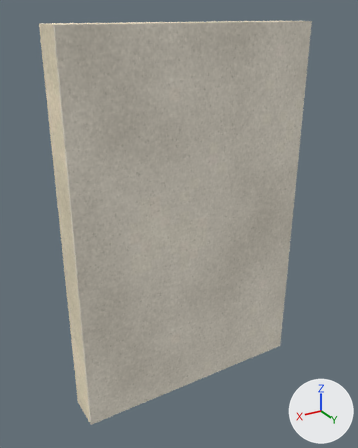
The glTF model kits/motel/pieces/wall_up_back_plain.glb, before and after one commit.
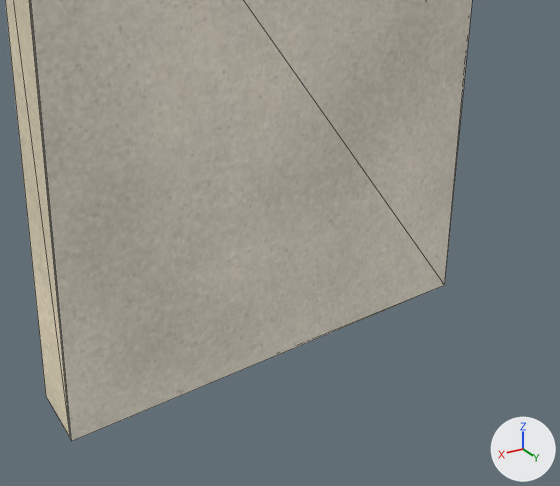
The first picture shows the older version from a 50 mm camera at (1.96, 3.27, 3.06) aimed at (0.08, 0.14, 1.5). The close-ups show the older and then the newer version on the part from 15% to 95% of the width and 45% to 100% of the height of that picture. Only the edits that show in the close-ups are written down. The lights are fixed; the arrows at lower right show +X, +Y and +Z. The close-ups show mesh edges as thin lines.

The scene before the commit, as lines of its bpy script (objects in view):
```python
me_wall_up_back_plain_plaster = bpy.data.meshes.new('wall_up_back_plain_plaster')
me_wall_up_back_plain_plaster.from_pydata(...)  # 8 vertices, 10 faces; spans x -1.0..1.0, y 0.28..0.3, z 0.0..2.99
me_wall_up_back_plain_plaster.materials.append(mat_plaster)
me_wall_up_back_plain_stucco = bpy.data.meshes.new('wall_up_back_plain_stucco')
me_wall_up_back_plain_stucco.from_pydata(...)  # 8 vertices, 10 faces; spans x -1.0..1.0, y 0.0..0.28, z 0.0..2.99
me_wall_up_back_plain_stucco.materials.append(mat_stucco)
ob_wall_up_back_plain_plaster = bpy.data.objects.new('wall_up_back_plain_plaster', me_wall_up_back_plain_plaster)
ob_wall_up_back_plain_plaster.location = (0.0, 0.0, 0.0)
ob_wall_up_back_plain_stucco = bpy.data.objects.new('wall_up_back_plain_stucco', me_wall_up_back_plain_stucco)
ob_wall_up_back_plain_stucco.location = (0.0, 0.0, 0.0)
```
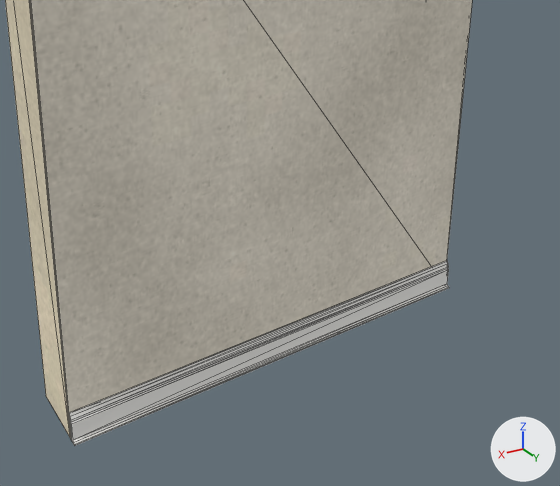
Changed parts and their boxes (x1, y1, x2, y2) in the close-ups (560 x 486 px):
'molduras', added
    after: (69, 261, 449, 446)

The change, as a list of edits to the scene's bpy script:
```text
Add mat_trim:
    mat_trim = principled_material('trim')
    mat_trim.base_color = (0.973, 0.965, 0.933)  # white #fcfbf7
    mat_trim.roughness = 0.6
Add me_molduras:
    me_molduras.from_pydata(...)  # 44 vertices, 80 faces; spans x -1.0..1.0, y 0.3..0.38, z 0.0..2.99
    me_molduras.materials.append(mat_trim)  # white #fcfbf7
Add ob_molduras:
    ob_molduras = bpy.data.objects.new('molduras', me_molduras)
    ob_molduras.location = (0.0, 0.0, 0.0)
```
